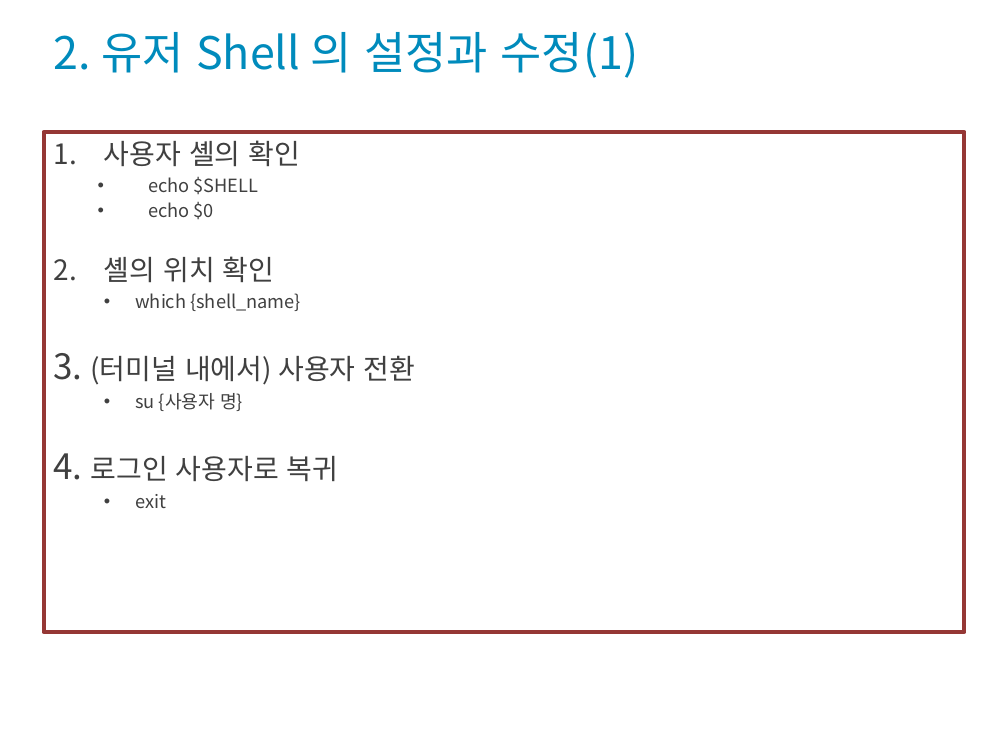
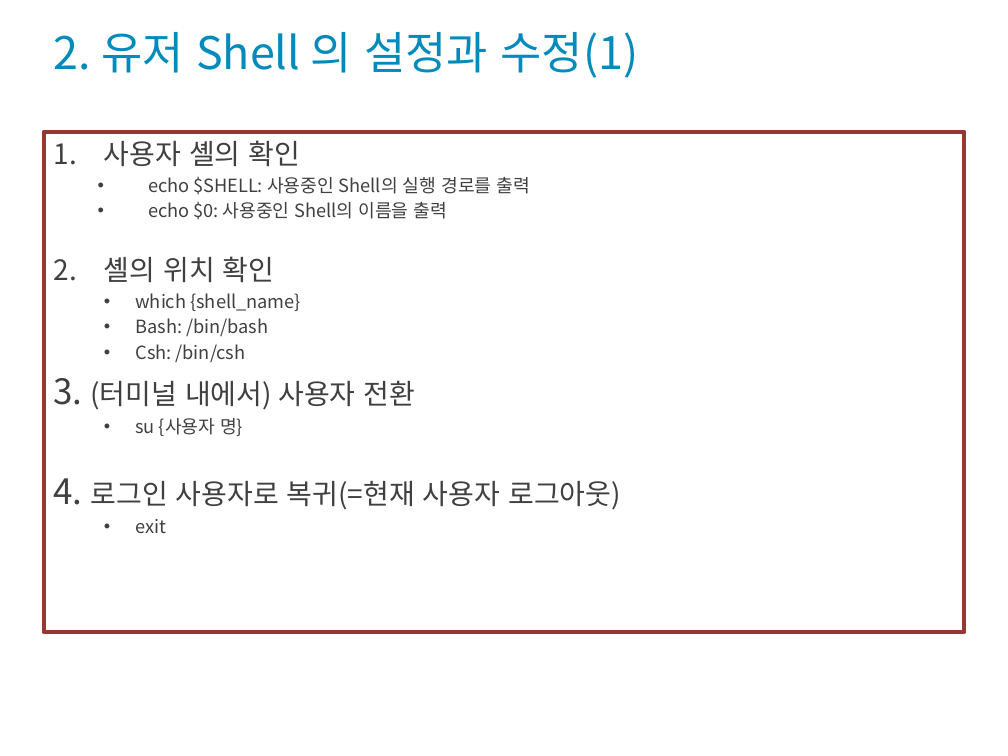
Before and after one commit to codefoolosopher/linuxedu, a slide deck: slide 4 of portfolio/Linux_OS_System_2022_1_s6.pptx. Drawn at 1008x756 pixels with LibreOffice and Linux fonts; fonts in the diff are those of the drawing; background and template pictures are left out. Boxes give left, top, right and bottom in pixels: in the first picture for what was removed or moved away, otherwise in the second. Text is boxed around its words. In the diff, an @@ line names an element or a change of style, - is before the commit and + after.

```diff
--- a/portfolio/Linux_OS_System_2022_1_s6.pptx
+++ b/portfolio/Linux_OS_System_2022_1_s6.pptx
@@ text at (148, 177, 530, 219): text changed @@
-  • echo $SHELL
-  • echo $0
+  • echo $SHELL: 사용중인 Shell의 실행 경로를 출력
+  • echo $0: 사용중인 Shell의 이름을 출력
@@ text at (135, 318, 268, 362): paragraphs added @@
+  • Bash: /bin/bash
+  • Csh: /bin/csh
@@ text at (54, 478, 621, 510): text changed @@
-4. 로그인 사용자로 복귀
+4. 로그인 사용자로 복귀(=현재 사용자 로그아웃)
```
Also in this commit, not shown: 7 other slides changed, 2 slides added.
